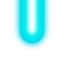
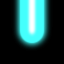
Layers edited between the first and the second 64 x 64 image:
removed layer "White blur copia" over [left=11, top=0, right=53, bottom=51]
added layer "white_blur" above "trail_color" over [left=26, top=0, right=38, bottom=39]
added layer "trail_color" above "color_source" over [left=11, top=0, right=53, bottom=51]
showed "Background (do not use)" over [left=0, top=0, right=64, bottom=64]
